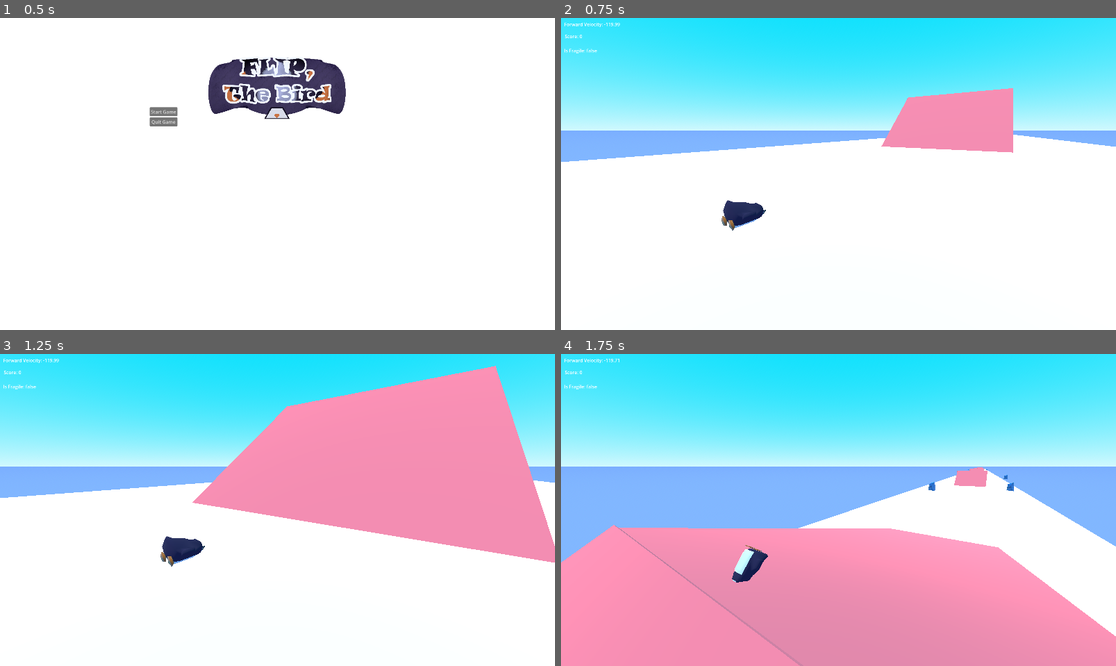
Above: before the commit, frames 1-4 (two rows, left to right).
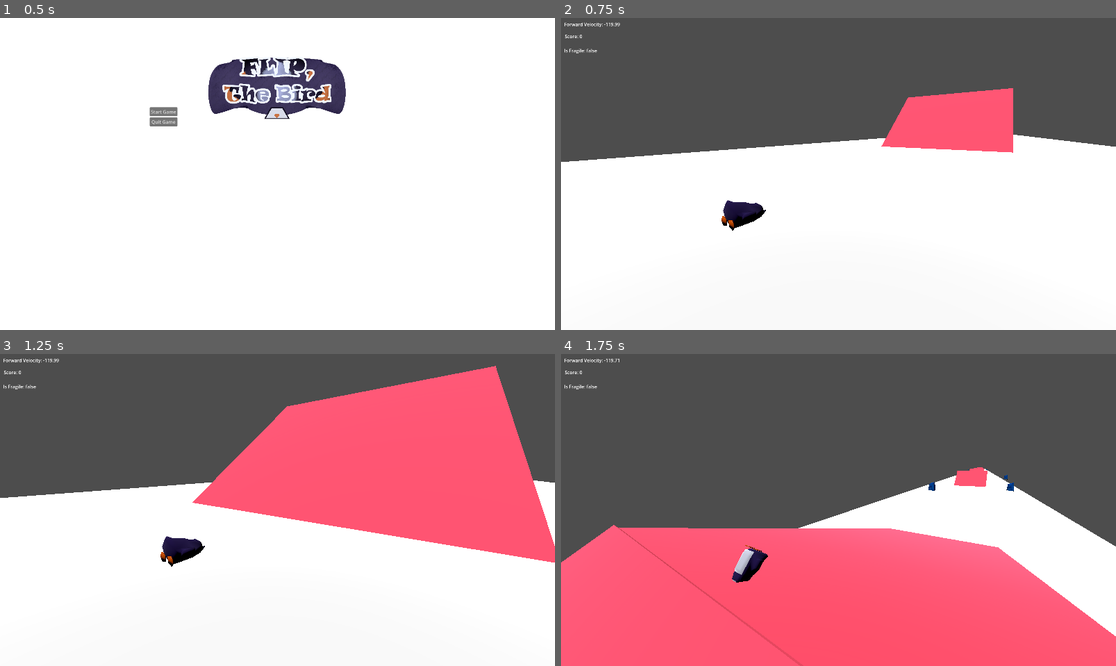
Above: after the commit, the same moments.

Repository: Emerald6468/FlipTheBird
Game: Godot game, scene res://Scenes/UI/MainMenu.tscn
Same seed, same stepped clock (60 frames per second), same inputs: the game is played once before the commit and once after it.
Inputs:
- Up to frame 1 (0.5 s): no input
- Up to frame 2 (0.75 s): click "Start Game" at 0.5 s
- Up to frame 3 (1.25 s): no input
- Up to frame 4 (1.75 s): tap Enter (ui_accept) at 1.25, 1.52 s; hold W (Forward) from 1.28 s (still down); hold Space (red_action) from 1.28 s (still down)

Frame 1 is identical in both runs. In frame 2, 42% of the frame differs, in the area x 0-100%, y 0-69%; in frame 3, 53%; in frame 4, 90%, in the area x 0-100%, y 0-100%.

Commit message:
dont pull this

Diff:
--- /dev/null
+++ b/flip,-the-bird/Assets/Shaders/classic.gdshader
@@ -0,0 +1,197 @@
+
+// NOTE: Shader automatically converted from Godot Engine 4.6.2.stable's ProceduralSkyMaterial.
+
+shader_type sky;
+render_mode use_debanding;
+
+group_uniforms clouds;
+
+uniform sampler2D cloud_shape_sampler : filter_linear_mipmap_anisotropic, repeat_enable;
+uniform sampler2D cloud_noise_sampler : filter_linear_mipmap_anisotropic, repeat_enable;
+uniform sampler2D cloud_curves;
+
+uniform int clouds_samples : hint_range(8, 32, 8) = 16;
+uniform int shadow_sample : hint_range(1, 4, 1) = 4;
+
+uniform float clouds_density : hint_range(0.0, 1.0, 0.1) = 0.5;
+uniform float clouds_scale : hint_range(0.5, 1.5, 0.1) = 1.0;
+uniform float clouds_smoothness : hint_range(0.01, 0.1, 0.01) = 0.035;
+uniform vec3 clouds_light_color : source_color;
+uniform float clouds_shadow_intensity : hint_range(0.1, 10.0, 0.1) = 1.0;
+
+group_uniforms high_clouds;
+
+uniform sampler2D high_clouds_sampler;
+uniform float high_clouds_density : hint_range(0.0, 1.0, 0.05) = 0.0;
+
+group_uniforms sky;
+
+uniform vec4 sky_top_color : source_color = vec4(0.385, 0.454, 0.55, 1.0);
+uniform vec4 sky_horizon_color : source_color = vec4(0.646, 0.656, 0.67, 1.0);
+uniform float inv_sky_curve : hint_range(1, 100) = 4.0;
+uniform vec4 ground_bottom_color : source_color = vec4(0.2, 0.169, 0.133, 1.0);
+uniform vec4 ground_horizon_color : source_color = vec4(0.646, 0.656, 0.67, 1.0);
+uniform float inv_ground_curve : hint_range(1, 100) = 30.0;
+uniform float sun_angle_max = 0.877;
+uniform float inv_sun_curve : hint_range(1, 100) = 22.78;
+uniform float exposure : hint_range(0, 128) = 1.0;
+
+uniform sampler2D sky_cover : filter_linear, source_color, hint_default_black;
+uniform vec4 sky_cover_modulate : source_color = vec4(1.0, 1.0, 1.0, 1.0);
+
+float rand(float n){return fract(sin(n) * 43758.5453123);}
+
+vec3 hash( vec3 x ){
+	x = vec3( dot(x,vec3(127.1,311.7, 74.7)),
+			  dot(x,vec3(269.5,183.3,246.1)),
+			  dot(x,vec3(113.5,271.9,124.6)));
+	return fract(sin(x)*43758.5453123);
+}
+
+vec3 voronoi( in vec3 x ){
+	vec3 p = floor( x );
+	vec3 f = fract( x );
+
+	float id = 0.0;
+	vec2 res = vec2( 100.0 );
+	for( int k=-1; k<=1; k++ )
+	for( int j=-1; j<=1; j++ )
+	for( int i=-1; i<=1; i++ ) {
+		vec3 b = vec3( float(i), float(j), float(k) );
+		vec3 r = vec3( b ) - f + hash( p + b );
+		float d = dot( r, r );
+		if( d < res.x ) {
+			id = dot( p+b, vec3(1.0,57.0,113.0 ) );
+			res = vec2( d, res.x );
+		} else if( d < res.y ) {
+			res.y = d;
+		}
+    }
+    return vec3( sqrt( res ), abs(id) );
+}
+
+// https://stackoverflow.com/questions/18558910/direction-vector-to-rotation-matrix
+
+mat3 direction_to_matrix(vec3 direction) {
+	vec3 x_axis = normalize(cross(vec3(0.0, 1.0, 0.0), direction));
+	vec3 y_axis = normalize(cross(direction, x_axis));
+	return mat3(vec3(x_axis.x, y_axis.x, direction.x),
+				vec3(x_axis.y, y_axis.y, direction.y),
+				vec3(x_axis.z, y_axis.z, direction.z));
+}
+
+float cloud_density(vec3 p, float progress){
+	float t_o = TIME * 0.001;
+	float t_o_small = TIME * -0.005;
+	float noise = texture(cloud_noise_sampler, p.xy * 4.0 + t_o_small).x * 0.1 + 0.9;
+	float clouds_shape = texture(cloud_shape_sampler, (p.xy + t_o) * clouds_scale).x;
+	float height_curve = texture(cloud_curves, vec2(progress, 0.0)).x;
+	float base_density = 1.0 - clouds_density;
+	float density =
+	smoothstep(base_density - clouds_smoothness,
+	base_density + clouds_smoothness,
+	clouds_shape * noise * height_curve
+	);
+	return density;
+}
+
+vec2 cloud_ray_march(vec3 direction, vec3 sun_direction){
+
+	float density = 0.0;
+	float light = 0.0;
+
+	float height = 0.03;
+	vec3 sample_point = vec3(0.0, 0.0, 2.0);
+
+	int loop_offset = clouds_samples * 3;
+
+	for(int i = loop_offset; i < clouds_samples + loop_offset; i++) {
+		float progress = float(i) / float(clouds_samples);
+		sample_point = direction * height * progress;
+		float point_density = cloud_density(sample_point, progress);
+		density += point_density;
+
+		float point_light = 0.0;
+		for(int f = 0; f < shadow_sample; f++){
+			float shadow_progress = float(f) / float(shadow_sample);
+			vec3 shadow_offset = sun_direction * height * shadow_progress;
+			point_light += cloud_density(sample_point + shadow_offset, progress);
+		}
+		light += point_light;
+	}
+	return vec2(clamp(density, 0.0, 1.0), light / float(shadow_sample * clouds_samples));
+}
+
+vec3 random_direction(float seed){
+	float phi = rand(seed) * PI;
+	float costheta = rand(seed + 100.0) * 2.0 - 1.0;
+	float theta = acos(costheta);
+	return vec3( sin(theta) * cos(phi), (theta) * sin(phi), cos(theta) );
+}
+
+void sky() {
+	float horizon_mask = abs(EYEDIR.y);
+	float bottom_mask = smoothstep(0.5, 0.45, SKY_COORDS.y);
+	float v_angle = clamp(EYEDIR.y, -1.0, 1.0);
+	vec3 sky = mix(sky_top_color.rgb, sky_horizon_color.rgb, clamp(pow(1.0 - v_angle, inv_sky_curve), 0.0, 1.0));
+
+	if (LIGHT0_ENABLED) {
+		float sun_angle = dot(LIGHT0_DIRECTION, EYEDIR);
+		float sun_size = cos(LIGHT0_SIZE);
+		if (sun_angle > sun_size) {
+			sky = LIGHT0_COLOR * LIGHT0_ENERGY;
+		} else if (sun_angle > sun_angle_max) {
+			float c2 = (sun_size - sun_angle) / (sun_size - sun_angle_max);
+			sky = mix(sky, LIGHT0_COLOR * LIGHT0_ENERGY, clamp(pow(1.0 - c2, inv_sun_curve), 0.0, 1.0));
+		}
+	}
+
+	if (LIGHT1_ENABLED) {
+		float sun_angle = dot(LIGHT1_DIRECTION, EYEDIR);
+		float sun_size = cos(LIGHT1_SIZE);
+		if (sun_angle > sun_size) {
+			sky = LIGHT1_COLOR * LIGHT1_ENERGY;
+		} else if (sun_angle > sun_angle_max) {
+			float c2 = (sun_size - sun_angle) / (sun_size - sun_angle_max);
+			sky = mix(sky, LIGHT1_COLOR * LIGHT1_ENERGY, clamp(pow(1.0 - c2, inv_sun_curve), 0.0, 1.0));
+		}
+	}
+
+	if (LIGHT2_ENABLED) {
+		float sun_angle = dot(LIGHT2_DIRECTION, EYEDIR);
+		float sun_size = cos(LIGHT2_SIZE);
+		if (sun_angle > sun_size) {
+			sky = LIGHT2_COLOR * LIGHT2_ENERGY;
+		} else if (sun_angle > sun_angle_max) {
+			float c2 = (sun_size - sun_angle) / (sun_size - sun_angle_max);
+			sky = mix(sky, LIGHT2_COLOR * LIGHT2_ENERGY, clamp(pow(1.0 - c2, inv_sun_curve), 0.0, 1.0));
+		}
+	}
+
+	if (LIGHT3_ENABLED) {
+		float sun_angle = dot(LIGHT3_DIRECTION, EYEDIR);
+		float sun_size = cos(LIGHT3_SIZE);
+		if (sun_angle > sun_size) {
+			sky = LIGHT3_COLOR * LIGHT3_ENERGY;
+		} else if (sun_angle > sun_angle_max) {
+			float c2 = (sun_size - sun_angle) / (sun_size - sun_angle_max);
+			sky = mix(sky, LIGHT3_COLOR * LIGHT3_ENERGY, clamp(pow(1.0 - c2, inv_sun_curve), 0.0, 1.0));
+		}
+		if (AT_HALF_RES_PASS) {
+			vec3 clouds_direction = vec3(EYEDIR.xz / clamp(EYEDIR.y, 0.0, 1.0), 1.0);
+			vec2 clouds = EYEDIR.y > 0.0 ? cloud_ray_march(clouds_direction, LIGHT0_DIRECTION) : vec2(0.0);
+
+			COLOR = mix(sky_top_color.rgb, clouds_light_color, exp(-clouds.y * clouds_shadow_intensity));
+			ALPHA = (1.0 - exp(-clouds.x * horizon_mask * bottom_mask * 10.0));
+
+		}else{
+			COLOR.rgb = mix(sky_top_color.rgb, HALF_RES_COLOR.rgb, HALF_RES_COLOR.a);
+		}
+	}
+
+
+
+	vec3 ground = mix(ground_bottom_color.rgb, ground_horizon_color.rgb, clamp(pow(1.0 + v_angle, inv_ground_curve), 0.0, 1.0));
+
+	COLOR = mix(ground, sky, step(0.0, EYEDIR.y)) * exposure;
+}
--- /dev/null
+++ b/flip,-the-bird/Assets/Shaders/stylizesky.gdshader
@@ -0,0 +1,231 @@
+shader_type sky;
+render_mode use_half_res_pass;
+
+group_uniforms clouds;
+
+uniform sampler2D cloud_shape_sampler : filter_linear_mipmap_anisotropic, repeat_enable;
+uniform sampler2D cloud_noise_sampler : filter_linear_mipmap_anisotropic, repeat_enable;
+uniform sampler2D cloud_curves;
+
+uniform int clouds_samples : hint_range(8, 32, 8) = 16;
+uniform int shadow_sample : hint_range(1, 4, 1) = 4;
+
+uniform float clouds_density : hint_range(0.0, 1.0, 0.1) = 0.5;
+uniform float clouds_scale : hint_range(0.5, 1.5, 0.1) = 1.0;
+uniform float clouds_smoothness : hint_range(0.01, 0.1, 0.01) = 0.035;
+uniform vec3 clouds_light_color : source_color;
+uniform float clouds_shadow_intensity : hint_range(0.1, 10.0, 0.1) = 1.0;
+uniform float exposure : hint_range(0, 128) = 1.0;
+group_uniforms high_clouds;
+
+uniform sampler2D high_clouds_sampler;
+uniform float high_clouds_density : hint_range(0.0, 1.0, 0.05) = 0.0;
+
+group_uniforms sky;
+
+uniform vec3 top_color : source_color = vec3(1.0);
+uniform vec3 bottom_color : source_color = vec3(1.0);
+uniform vec3 sun_scatter : source_color = vec3(1.0);
+uniform vec4 ground_bottom_color : source_color = vec4(0.2, 0.169, 0.133, 1.0);
+uniform vec4 ground_horizon_color : source_color = vec4(0.646, 0.656, 0.67, 1.0);
+uniform float inv_ground_curve : hint_range(1, 100) = 30.0;
+group_uniforms astro;
+
+uniform vec3 astro_tint : source_color;
+uniform sampler2D astro_sampler : repeat_disable, filter_linear_mipmap;
+uniform float astro_scale : hint_range(0.1, 10.0, 0.1) = 1.0;
+uniform float astro_intensity : hint_range(1.0, 3.0, 0.1) = 1.0;
+
+group_uniforms stars;
+
+uniform float stars_intensity : hint_range(0.0, 5.0, 0.1) = 0.0;
+
+group_uniforms shooting_stars;
+
+uniform float shooting_stars_intensity : hint_range(0.0, 10.0, 0.1) = 0.0;
+uniform sampler2D shooting_star_sampler : filter_linear, repeat_disable;
+uniform vec3 shooting_star_tint : source_color;
+
+float rand(float n){return fract(sin(n) * 43758.5453123);}
+
+// Voronoi method credit:
+// The MIT License
+// Copyright © 2013 Inigo Quilez
+// https://www.shadertoy.com/view/ldl3Dl
+
+vec3 hash( vec3 x ){
+	x = vec3( dot(x,vec3(127.1,311.7, 74.7)),
+			  dot(x,vec3(269.5,183.3,246.1)),
+			  dot(x,vec3(113.5,271.9,124.6)));
+	return fract(sin(x)*43758.5453123);
+}
+
+vec3 voronoi( in vec3 x ){
+	vec3 p = floor( x );
+	vec3 f = fract( x );
+
+	float id = 0.0;
+	vec2 res = vec2( 100.0 );
+	for( int k=-1; k<=1; k++ )
+	for( int j=-1; j<=1; j++ )
+	for( int i=-1; i<=1; i++ ) {
+		vec3 b = vec3( float(i), float(j), float(k) );
+		vec3 r = vec3( b ) - f + hash( p + b );
+		float d = dot( r, r );
+		if( d < res.x ) {
+			id = dot( p+b, vec3(1.0,57.0,113.0 ) );
+			res = vec2( d, res.x );
+		} else if( d < res.y ) {
+			res.y = d;
+		}
+    }
+    return vec3( sqrt( res ), abs(id) );
+}
+
+// https://stackoverflow.com/questions/18558910/direction-vector-to-rotation-matrix
+
+mat3 direction_to_matrix(vec3 direction) {
+	vec3 x_axis = normalize(cross(vec3(0.0, 1.0, 0.0), direction));
+	vec3 y_axis = normalize(cross(direction, x_axis));
+	return mat3(vec3(x_axis.x, y_axis.x, direction.x),
+				vec3(x_axis.y, y_axis.y, direction.y),
+				vec3(x_axis.z, y_axis.z, direction.z));
+}
+
+float cloud_density(vec3 p, float progress){
+	float t_o = TIME * 0.001;
+	float t_o_small = TIME * -0.005;
+	float noise = texture(cloud_noise_sampler, p.xy * 4.0 + t_o_small).x * 0.1 + 0.9;
+	float clouds_shape = texture(cloud_shape_sampler, (p.xy + t_o) * clouds_scale).x;
+	float height_curve = texture(cloud_curves, vec2(progress, 0.0)).x;
+	float base_density = 1.0 - clouds_density;
+	float density =
+	smoothstep(base_density - clouds_smoothness,
+	base_density + clouds_smoothness,
+	clouds_shape * noise * height_curve
+	);
+	return density;
+}
+
+vec2 cloud_ray_march(vec3 direction, vec3 sun_direction){
+
+	float density = 0.0;
+	float light = 0.0;
+
+	float height = 0.03;
+	vec3 sample_point = vec3(0.0, 0.0, 2.0);
+
+	int loop_offset = clouds_samples * 3;
+
+	for(int i = loop_offset; i < clouds_samples + loop_offset; i++) {
+		float progress = float(i) / float(clouds_samples);
+		sample_point = direction * height * progress;
+		float point_density = cloud_density(sample_point, progress);
+		density += point_density;
+
+		float point_light = 0.0;
+		for(int f = 0; f < shadow_sample; f++){
+			float shadow_progress = float(f) / float(shadow_sample);
+			vec3 shadow_offset = sun_direction * height * shadow_progress;
+			point_light += cloud_density(sample_point + shadow_offset, progress);
+		}
+		light += point_light;
+	}
+	return vec2(clamp(density, 0.0, 1.0), light / float(shadow_sample * clouds_samples));
+}
+
+vec3 random_direction(float seed){
+	float phi = rand(seed) * PI;
+	float costheta = rand(seed + 100.0) * 2.0 - 1.0;
+	float theta = acos(costheta);
+	return vec3( sin(theta) * cos(phi), (theta) * sin(phi), cos(theta) );
+}
+
+float get_shooting_star(vec3 eyedir){
+	float shooting_star = 0.0;
+	for(int i = 0; i < 4; i++){
+		float base_rand = rand(float(i));
+		float time = TIME + base_rand * 2.0;
+		float duration = 0.5 + base_rand;
+		float seed = floor(time / duration) * duration + base_rand;
+		float progress = mod(time, duration) / duration;
+		float rand_value = rand(seed + 100.0);
+		float rand_scale = base_rand * 10.0;
+		float a = rand_value * 0.8;
+		mat3 angle = mat3(vec3(cos(a), -sin(a), 0.0), vec3(sin(a), cos(a), 0.0), vec3(0.0, 0.0, 1.0));
+		vec3 shooting_dir = direction_to_matrix(random_direction(seed)) * angle * eyedir;
+		vec2 shooting_uv = ((shooting_dir.xy + vec2(0.0, progress * 0.4)) * (8.0 + rand_scale)) + vec2(0.5);
+
+		float shooting_mask = ceil(
+			clamp(shooting_uv.x * (1.0 - shooting_uv.x), 0.0, 1.0) *
+			clamp(shooting_uv.y * (1.0 - shooting_uv.y), 0.0, 1.0)
+			) * ceil(shooting_dir.z);
+
+		shooting_star = clamp(
+			shooting_star + texture(shooting_star_sampler, shooting_uv).x
+			* sin(progress * PI)
+			* shooting_mask * rand_value,
+		0.0, 1.0);
+	}
+	return clamp(shooting_star, 0.0, 1.0);
+}
+
+void sky() {
+
+	float horizon_mask = abs(EYEDIR.y);
+	float bottom_mask = smoothstep(0.5, 0.45, SKY_COORDS.y);
+	float v_angle = clamp(EYEDIR.y, -1.0, 1.0);
+	vec3 dir = direction_to_matrix(LIGHT0_DIRECTION) * EYEDIR;
+	vec2 astro_uv = (-(dir.xy / dir.z) * astro_scale) + vec2(0.5);
+	float astro_mask = ceil(
+		clamp(astro_uv.x * (1.0 - astro_uv.x), 0.0, 1.0) *
+		clamp(astro_uv.y * (1.0 - astro_uv.y), 0.0, 1.0)
+		) * ceil(dir.z);
+	vec4 astro_color = texture(astro_sampler, astro_uv);
+
+	// Sky color
+
+	vec3 sky_gradient = mix(bottom_color.rgb, top_color.rgb, clamp(EYEDIR.y, 0.0, 1.0));
+	vec3 sunset_color = sun_scatter * (1.0 - horizon_mask);
+	vec3 sky_color = clamp(sky_gradient + sunset_color, 0.0, 1.0);
+
+	// Stars
+
+	if(stars_intensity > 0.0){
+		vec2 stars = voronoi(EYEDIR * 25.0).xz;
+		sky_color += smoothstep(0.025 + ((1.0 + sin(TIME + stars.y)) / 2.0) * 0.05, 0.0, stars.x) * stars_intensity;
+	}
+
+	// Add shooting stars
+
+	if(shooting_stars_intensity > 0.0){
+		sky_color += get_shooting_star(EYEDIR) * shooting_stars_intensity * shooting_star_tint;
+	}
+
+	// Add astro
+
+	sky_color = mix(sky_color, astro_color.rgb * astro_intensity * astro_tint, astro_color.a * astro_mask * bottom_mask);
+
+	// Add high clouds
+
+	if(high_clouds_density > 0.0){
+		vec2 high_clouds_uv = (EYEDIR.xz / clamp(EYEDIR.y, 0.0, 1.0)) * 0.25 + TIME * 0.001;
+		float high_clouds_mask = texture(high_clouds_sampler, high_clouds_uv).x;
+		sky_color = mix(sky_color, clouds_light_color, smoothstep(0.0, 1.0, high_clouds_mask) * horizon_mask * bottom_mask * high_clouds_density);
+	}
+
+	// clouds
+	if (AT_HALF_RES_PASS) {
+		vec3 clouds_direction = vec3(EYEDIR.xz / clamp(EYEDIR.y, 0.0, 1.0), 1.0);
+		vec2 clouds = EYEDIR.y > 0.0 ? cloud_ray_march(clouds_direction, LIGHT0_DIRECTION) : vec2(0.0);
+
+		COLOR = mix(bottom_color, clouds_light_color, exp(-clouds.y * clouds_shadow_intensity));
+		ALPHA = (1.0 - exp(-clouds.x * horizon_mask * bottom_mask * 10.0));
+
+	}else{
+		COLOR.rgb = mix(sky_color, HALF_RES_COLOR.rgb, HALF_RES_COLOR.a);
+	}
+	vec3 ground = mix(ground_bottom_color.rgb, ground_horizon_color.rgb, clamp(pow(1.0 + v_angle, inv_ground_curve), 0.0, 1.0));
+
+	COLOR = mix(ground, sky_color, step(0.0, EYEDIR.y)) * exposure;
+}
--- a/flip,-the-bird/Scenes/TestScenes/zander_test_scene.tscn
+++ b/flip,-the-bird/Scenes/TestScenes/zander_test_scene.tscn
@@ -3,20 +3,68 @@
 [ext_resource type="PackedScene" uid="uid://b2svsxeylpykh" path="res://Scenes/Prefabs/player.tscn" id="1_5cjin"]
 [ext_resource type="Script" uid="uid://dsylgw6jbiv5q" path="res://Level.gd" id="1_blgmw"]
 [ext_resource type="PackedScene" uid="uid://buc5mi1l0tx4e" path="res://Scenes/Prefabs/rock.tscn" id="3_1885f"]
+[ext_resource type="Shader" uid="uid://bbbvg2ngukcs8" path="res://Assets/Shaders/stylizesky.gdshader" id="3_kb8m7"]
 [ext_resource type="PackedScene" uid="uid://bsy5qvhnfe3j6" path="res://Scenes/TestScenes/testhillzanderstyle.tscn" id="4_ugqxb"]
 
-[sub_resource type="ProceduralSkyMaterial" id="ProceduralSkyMaterial_5cjin"]
-sky_top_color = Color(2.695322e-06, 0.873922, 0.9911999, 1)
-sky_horizon_color = Color(0.8221627, 0.9743741, 0.9950823, 1)
-ground_bottom_color = Color(0.5058824, 0.7176471, 1, 1)
-ground_horizon_color = Color(0.47843137, 0.68235296, 1, 1)
+[sub_resource type="Curve" id="Curve_kb8m7"]
+_data = [Vector2(0, 0), 0.0, 0.0, 0, 0, Vector2(0.20363638, 0.9900154), 0.0, 0.0, 0, 0, Vector2(1, 0.85222733), 0.0, 0.0, 0, 0]
+point_count = 3
+
+[sub_resource type="CurveTexture" id="CurveTexture_h5jjn"]
+curve = SubResource("Curve_kb8m7")
+
+[sub_resource type="FastNoiseLite" id="FastNoiseLite_gb4s8"]
+
+[sub_resource type="NoiseTexture2D" id="NoiseTexture2D_q0fji"]
+noise = SubResource("FastNoiseLite_gb4s8")
+seamless = true
+
+[sub_resource type="NoiseTexture2D" id="NoiseTexture2D_vn3ux"]
+noise = SubResource("FastNoiseLite_gb4s8")
+seamless = true
+
+[sub_resource type="NoiseTexture2D" id="NoiseTexture2D_v65t1"]
+noise = SubResource("FastNoiseLite_gb4s8")
+seamless = true
+
+[sub_resource type="ShaderMaterial" id="ShaderMaterial_h5jjn"]
+shader = ExtResource("3_kb8m7")
+shader_parameter/cloud_shape_sampler = SubResource("NoiseTexture2D_vn3ux")
+shader_parameter/cloud_noise_sampler = SubResource("NoiseTexture2D_q0fji")
+shader_parameter/cloud_curves = SubResource("CurveTexture_h5jjn")
+shader_parameter/clouds_samples = 32
+shader_parameter/shadow_sample = 4
+shader_parameter/clouds_density = 0.40000000596048
+shader_parameter/clouds_scale = 0.5
+shader_parameter/clouds_smoothness = 0.10000000149012
+shader_parameter/clouds_light_color = Color(0.9137255, 1, 1, 1)
+shader_parameter/clouds_shadow_intensity = 1.0
+shader_parameter/exposure = 1.0
+shader_parameter/high_clouds_sampler = SubResource("NoiseTexture2D_v65t1")
+shader_parameter/high_clouds_density = 0.5000000074506
+shader_parameter/top_color = Color(0.70139146, 0.70887965, 0.90456724, 1)
+shader_parameter/bottom_color = Color(0.49411765, 0.7764706, 1, 1)
+shader_parameter/sun_scatter = Color(0.29803923, 0.29803923, 0.29803923, 1)
+shader_parameter/ground_bottom_color = Color(0.4024136, 0.65960586, 0.999993, 1)
+shader_parameter/ground_horizon_color = Color(0.2888931, 0.7827567, 0.9999998, 1)
+shader_parameter/inv_ground_curve = 30.0
+shader_parameter/astro_tint = Color(0.90588236, 0.7882353, 0.627451, 1)
+shader_parameter/astro_scale = 9.000000134110799
+shader_parameter/astro_intensity = 3.0
+shader_parameter/stars_intensity = 0.0
+shader_parameter/shooting_stars_intensity = 0.0
+shader_parameter/shooting_star_tint = Color(0, 0, 0, 1)
 
 [sub_resource type="Sky" id="Sky_blgmw"]
-sky_material = SubResource("ProceduralSkyMaterial_5cjin")
+sky_material = SubResource("ShaderMaterial_h5jjn")
 
 [sub_resource type="Environment" id="Environment_1885f"]
 background_mode = 2
 sky = SubResource("Sky_blgmw")
+ambient_light_sky_contribution = 0.2
+ambient_light_energy = 0.5
+adjustment_enabled = true
+adjustment_saturation = 1.5
 
 [sub_resource type="BoxShape3D" id="BoxShape3D_ugqxb"]
 
@@ -34,7 +82,7 @@
 environment = SubResource("Environment_1885f")
 
 [node name="DirectionalLight3D" type="DirectionalLight3D" parent="." unique_id=985792327]
-transform = Transform3D(1, 0, 0, 0, 0.35903603, 0.9333238, 0, -0.9333238, 0.35903603, -77.96352, 74.75569, 171.13345)
+transform = Transform3D(1, 0, 0, 0, 0.3679786, 0.92983437, 0, -0.92983437, 0.3679786, -77.96352, 74.75569, 171.13345)
 
 [node name="AllGround" type="Node3D" parent="." unique_id=821388857]
 
Not shown, added: flip,-the-bird/Assets/Shaders/classic.gdshader.uid
Not shown, added: flip,-the-bird/Assets/Shaders/stylizesky.gdshader.uid
